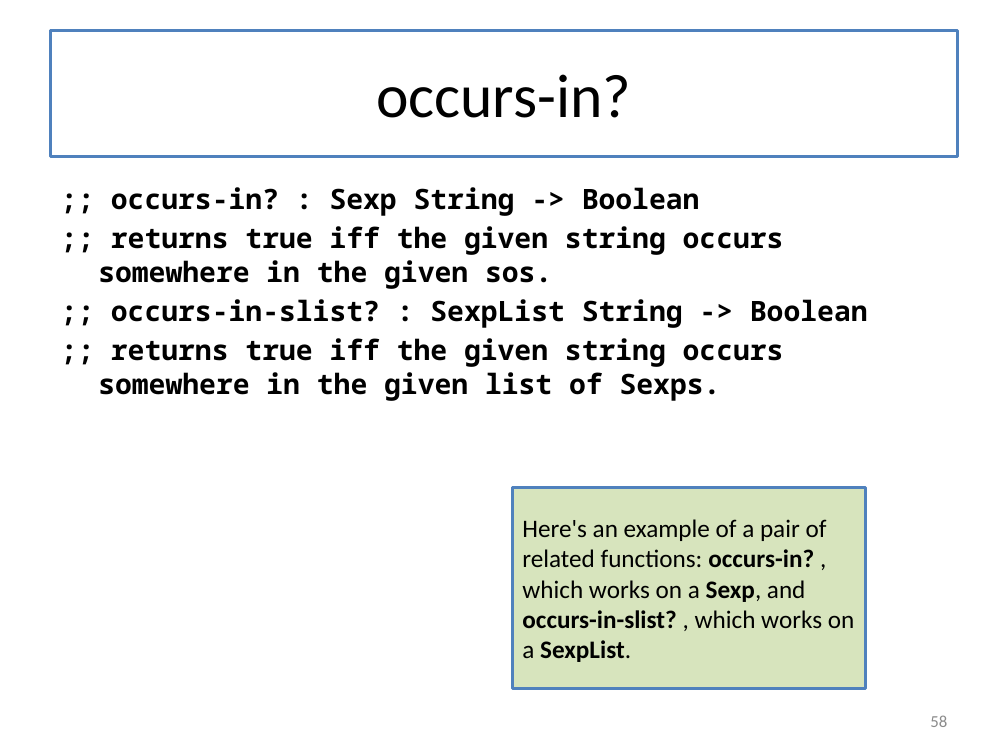
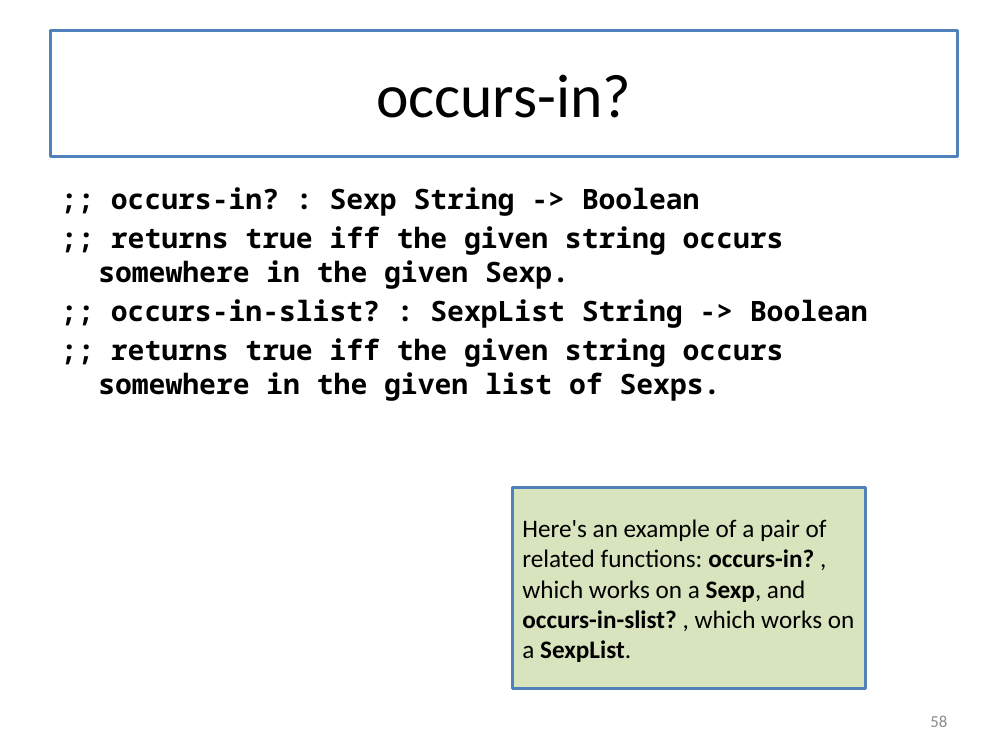
Before and after one commit to mwand/cs5010f17, a slide deck: slide 58 of Slides/Lesson 5.X Trees and Graphs - Combined Slides.pptx. Drawn at 1008x756 pixels with LibreOffice and Linux fonts; fonts in the diff are those of the drawing. Boxes give left, top, right and bottom in pixels: in the first picture for what was removed or moved away, otherwise in the second. Text is boxed around its words. In the diff, an @@ line names an element or a change of style, - is before the commit and + after.

```diff
--- a/Slides/Lesson 5.X Trees and Graphs - Combined Slides.pptx
+++ b/Slides/Lesson 5.X Trees and Graphs - Combined Slides.pptx
@@ text at (98, 226, 784, 289): text changed @@
-;; returns true iff the given string occurs somewhere in the given sos.
+;; returns true iff the given string occurs somewhere in the given Sexp.
```
Also in this commit, not shown: 7 other slides changed, 6 other files.
